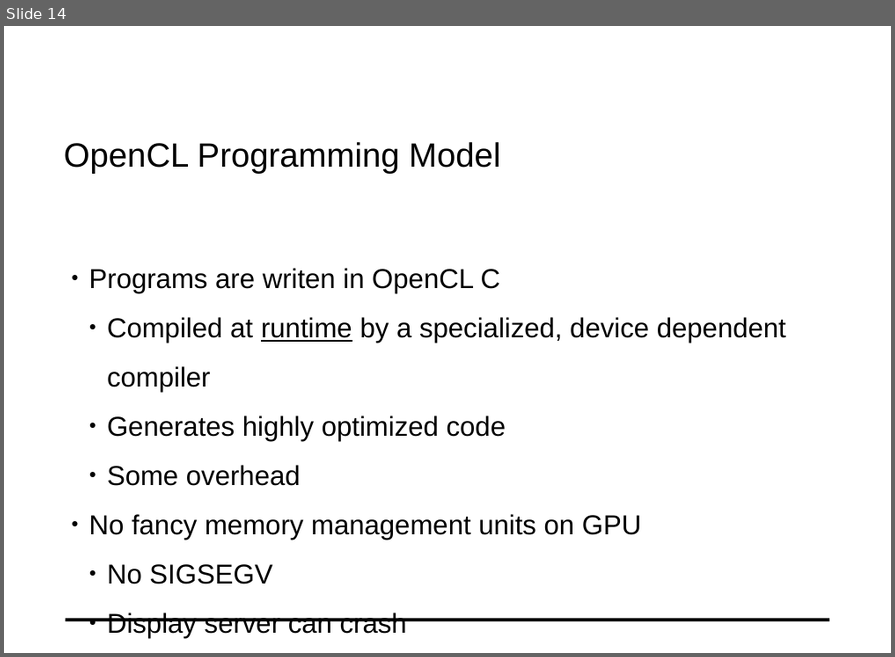
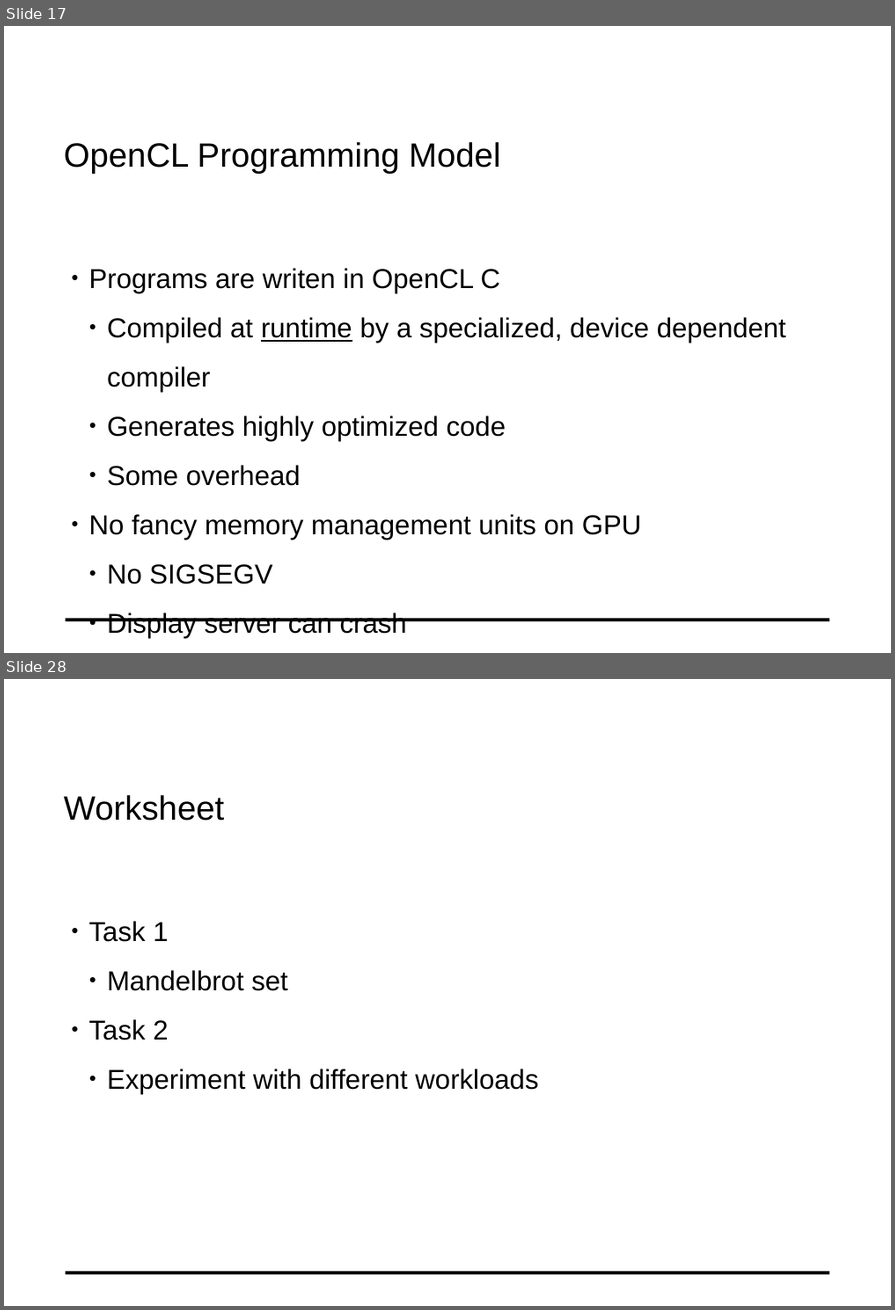
Before and after one commit to fluescher/conpr-opencl-lecture, a slide deck: docs/SL_OpenCL.odp. Shown one above the other, each under a label of ours: slide 14 before the commit, slides 17 and 28 after it; the slides between them are not shown. The pictures are 895x657 and 895x1310 pixels, drawn with LibreOffice and Linux fonts; fonts in the diff are those of the drawing; background and template pictures are left out. Boxes give left, top, right and bottom in pixels: in the first picture for what was removed or moved away, otherwise in the second. Text is boxed around its words. In the diff, an @@ line names an element or a change of style, - is before the commit and + after.

```diff
--- a/docs/SL_OpenCL.odp
+++ b/docs/SL_OpenCL.odp
@@ slide 28 added at bbox=[4, 679, 891, 1306], background #FFFFFF; not listed: 1 template element that a slide beside it also shows @@
@@ text added at bbox=[64, 795, 224, 821], 32 pt, text #000000 @@
+Worksheet
@@ text added at bbox=[89, 921, 538, 1094], 26 pt, text #000000 @@
+● Task 1
+  ● Mandelbrot set
+● Task 2
+  ● Experiment with different workloads
@@ what was slide 14 is now slide 17 @@
```
Also in this commit, not shown: 3 slides changed, 13 other slides added, 2 other files.
